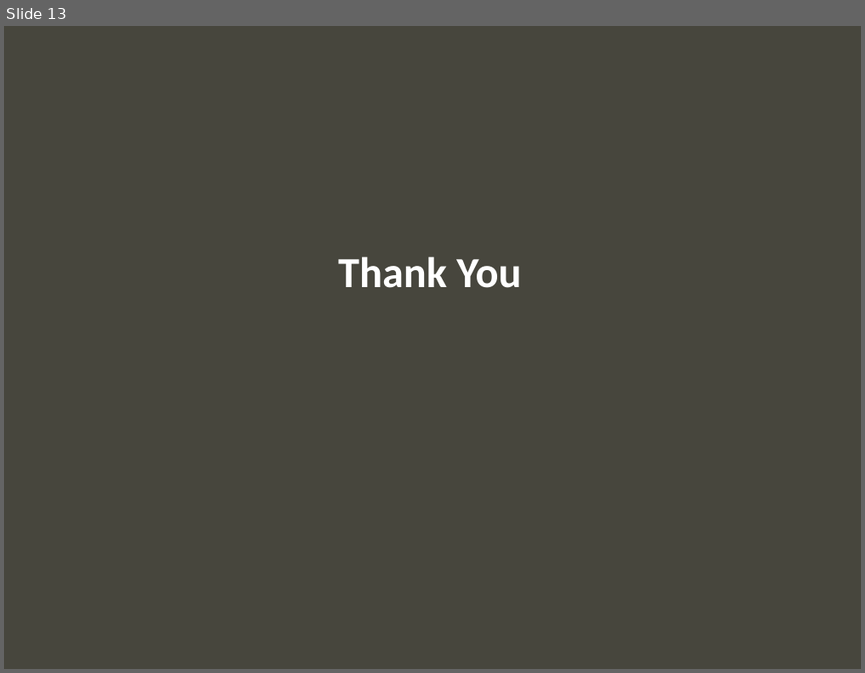
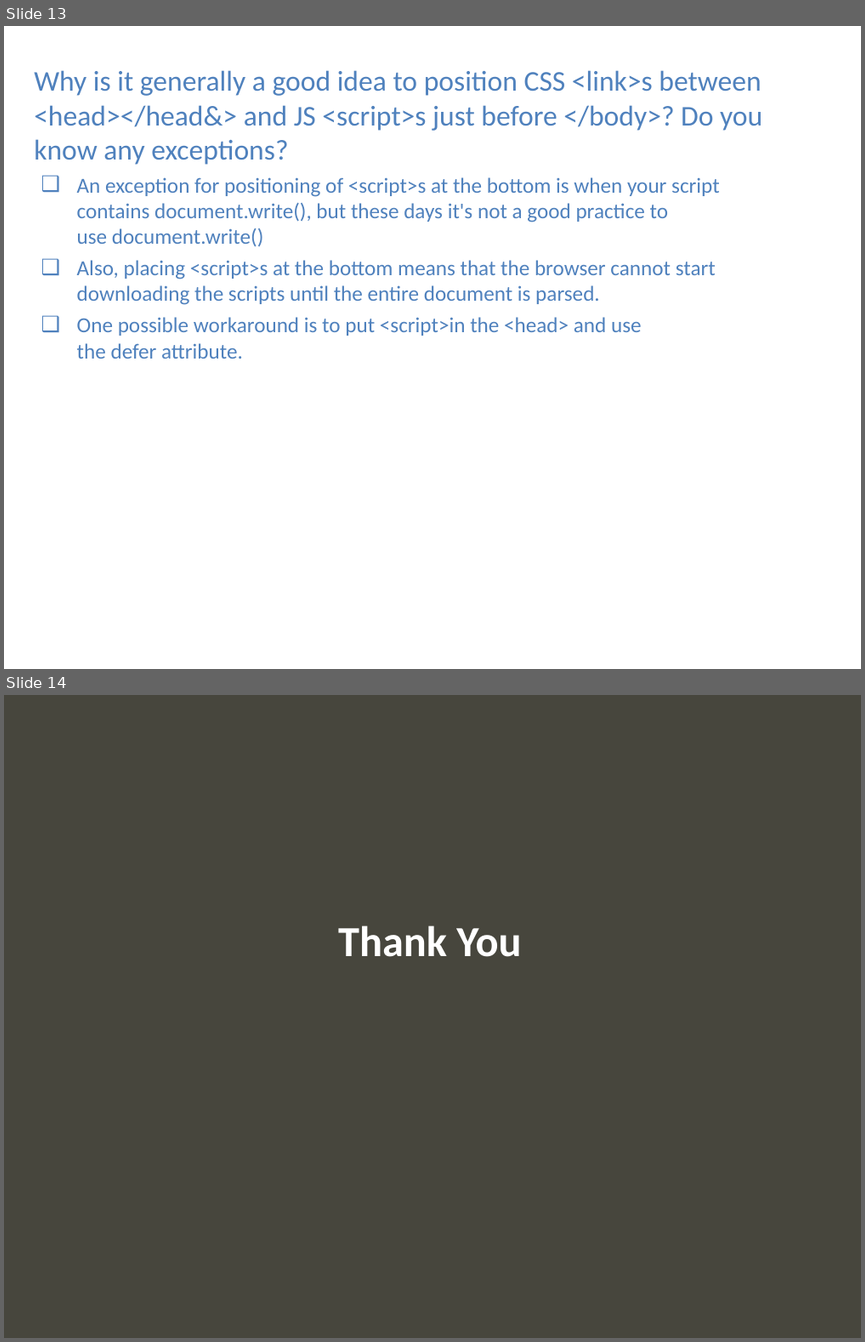
Before and after one commit to vivmehra/interview-questions, a slide deck: html/HTML_Questions.pptx. Shown one above the other, each under a label of ours: slide 13 before the commit, slides 13 and 14 after it. The pictures are 865x673 and 865x1342 pixels, drawn with LibreOffice and Linux fonts; fonts in the diff are those of the drawing. Boxes give left, top, right and bottom in pixels: in the first picture for what was removed or moved away, otherwise in the second. Text is boxed around its words. In the diff, an @@ line names an element or a change of style, - is before the commit and + after.

```diff
--- a/html/HTML_Questions.pptx
+++ b/html/HTML_Questions.pptx
@@ slide 13 added at bbox=[4, 26, 861, 669], background #FFFFFF @@
@@ text added at bbox=[34, 70, 762, 358], 18 pt, text #4F81BD @@
+Why is it generally a good idea to position CSS <link>s between <head></head&> and JS <script>s just before </body>? Do you know any exceptions?
+❑ An exception for positioning of <script>s at the bottom is when your script contains document.write(), but these days it's not a good practice to use document.write()
+❑ Also, placing <script>s at the bottom means that the browser cannot start downloading the scripts until the entire document is parsed.
+❑ One possible workaround is to put <script>in the <head> and use the defer attribute.
@@ what was slide 13 is now slide 14 @@
```
Also in this commit, not shown: 2 slides changed, 1 other file.
